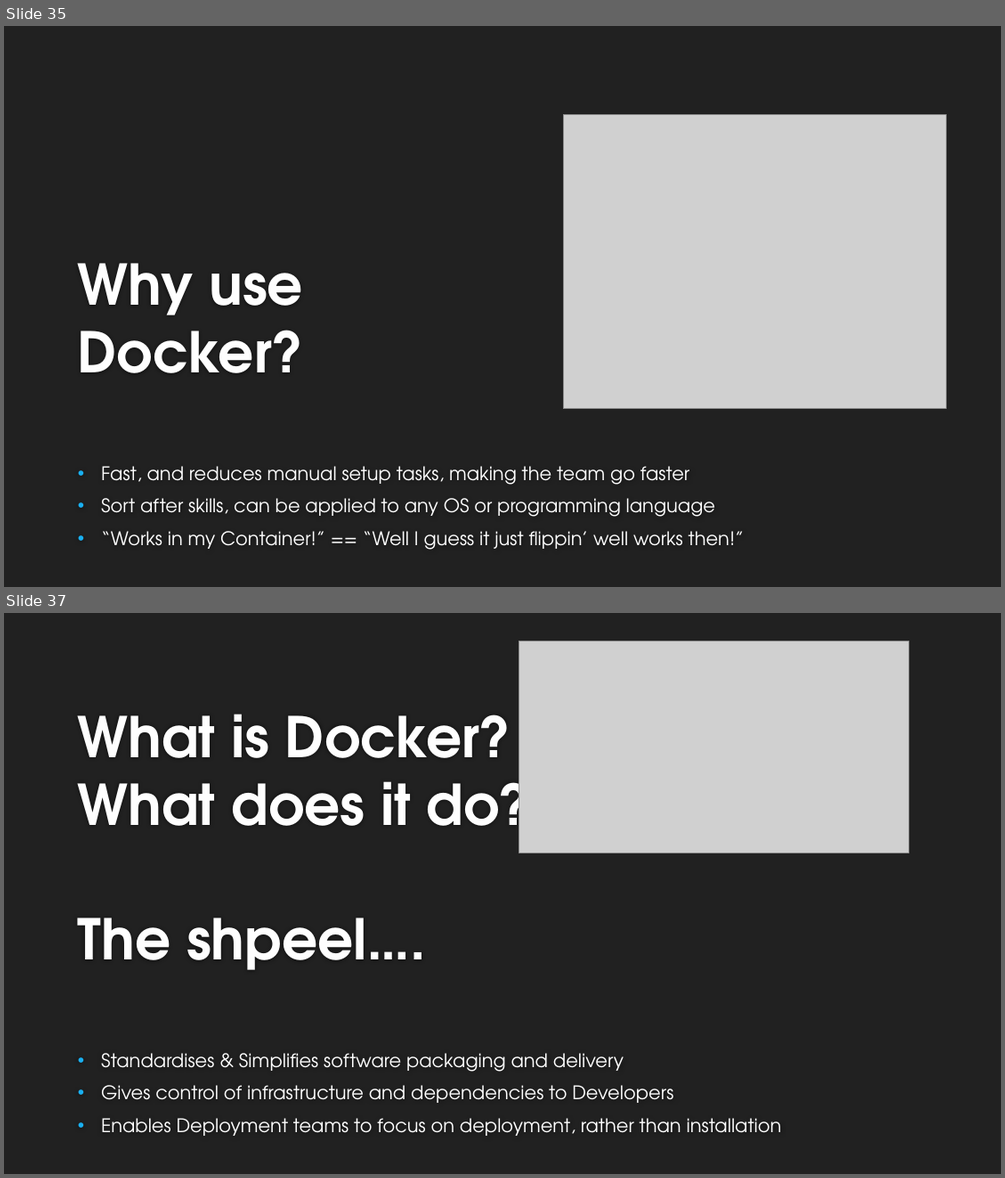
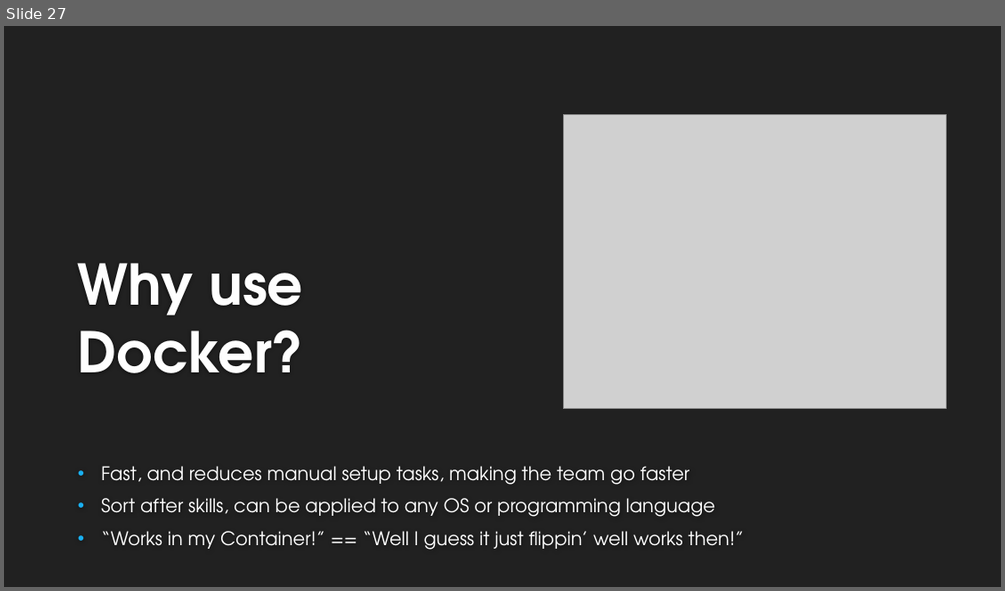
Before and after one commit to dcook-net/DockerisingDotNetAppsTalk, a slide deck: Dockerising .Net Applications v2.pptx. Shown one above the other, each under a label of ours: slides 35 and 37 before the commit, slide 27 after it; the slides between them are not shown. The pictures are 1005x1178 and 1005x591 pixels, drawn with LibreOffice and Linux fonts; fonts in the diff are those of the drawing; grey boxes stand for pictures; background and template pictures are left out. Boxes give left, top, right and bottom in pixels: in the first picture for what was removed or moved away, otherwise in the second. Text is boxed around its words. In the diff, an @@ line names an element or a change of style, - is before the commit and + after.

```diff
--- a/Dockerising .Net Applications v2.pptx
+++ b/Dockerising .Net Applications v2.pptx
@@ slide 37 removed at <box>4,613,1001,1174</box>, background #212121 @@
@@ picture removed at <box>519,641,909,853</box> @@
@@ title removed at <box>78,714,531,970</box> @@
-What is Docker?
-What does it do?
-The shpeel….
@@ subtitle removed at <box>101,1053,782,1135</box> @@
-• Standardises & Simplifies software packaging and delivery
-• Gives control of infrastructure and dependencies to Developers
-• Enables Deployment teams to focus on deployment, rather than installation
@@ what was slide 35 is now slide 27 @@
```
Also in this commit, not shown: 3 slides changed, 9 slides added, 12 other slides removed, 16 other files.
